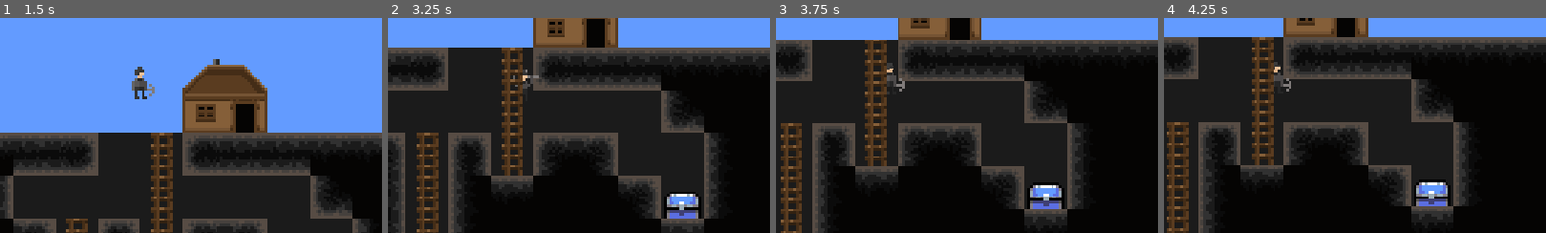
Above: before the commit, frames 1-4 (left to right).
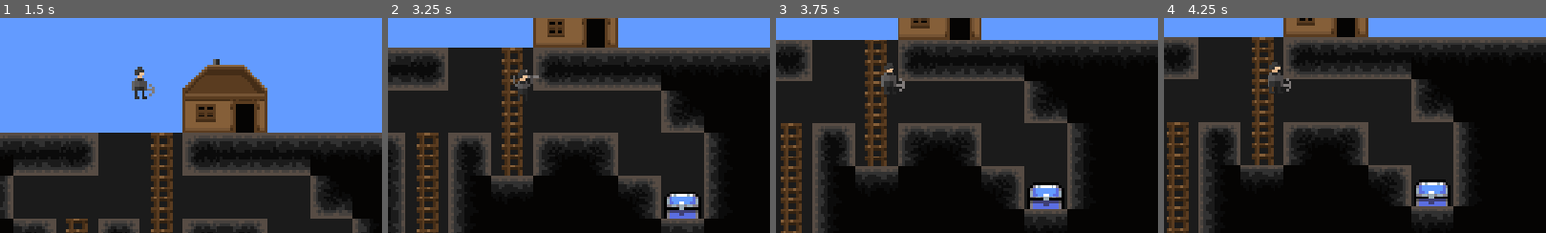
Above: after the commit, the same moments.

Repository: jonasz-lazar-pwr/hollow-depths-game
Game: Godot game, scene res://scenes/game.tscn
The game is run twice, just before and just after one commit, with the same random seed, the same clock (stepped at 60 frames per second) and the same inputs.
Inputs (mouse positions are % of the whole screen's width and height, from its top left):
- Up to frame 1 (1.5 s): move the mouse to (72, 45) at 0.52 s; press the mouse at (72, 45) at 0.53 s; hold D (right) from 0.53 s (still down); tap Space (jump) at 0.77 s; move the mouse to (30, 55) at 1.27 s; release the mouse at (30, 55) at 1.28 s; click (30, 55) at 1.35 s
- Up to frame 2 (3.25 s): tap Space (jump) at 1.52, 3.02 s; move the mouse to (60, 28) at 2.02 s; release D (right) at 2.03 s; press the mouse at (60, 28) at 2.03 s; hold A (left) 2.03-2.78 s; move the mouse to (45, 70) at 2.77 s; release the mouse at (45, 70) at 2.78 s; hold D (right) from 2.78 s (still down); click (45, 70) at 2.85 s
- Up to frame 3 (3.75 s): keep holding D (right); move the mouse to (80, 65) at 3.52 s; press the mouse at (80, 65) at 3.53 s
- Up to frame 4 (4.25 s): keep holding D (right); tap Space (jump) at 3.77 s
The pictures show only the part of the screen within x 35-85%, y 38-88%; the shares and areas given below are measured in that part.

Frame 1 is identical in both runs. In frame 2, 0.2% of the frame differs, in the area x 32-36%, y 24-39%; in frame 3, 0.1%; in frame 4, 0.2%, in the area x 27-29%, y 20-36%.

Commit message:
fix of ladder building

Diff:
--- a/project.godot
+++ b/project.godot
@@ -22,6 +22,7 @@
 [global_group]
 
 ladders=""
+player=""
 
 [input]
 
--- a/scenes/game.tscn
+++ b/scenes/game.tscn
@@ -344,6 +344,8 @@
 [node name="TileMap" type="Node2D" parent="."]
 
 [node name="Background" type="TileMapLayer" parent="TileMap"]
+light_mask = 0
+z_index = -1
 use_parent_material = true
 tile_map_data = PackedByteArray("AADh/wAAAwAGAAEAAADh/wEAAwAGAAEAAADh/wIAAwAGAAEAAADh/wMAAwAGAAEAAADh/wQAAwAGAAEAAADh/w …(26544 unchanged characters)…
 tile_set = SubResource("TileSet_lbhrr")
@@ -369,8 +371,9 @@
 rotation = -1.5708
 shape = SubResource("WorldBoundaryShape2D_lnu2h")
 
-[node name="Player" parent="." node_paths=PackedStringArray("ground_tilemap") instance=ExtResource("1_uwrxv")]
+[node name="Player" parent="." node_paths=PackedStringArray("ground_tilemap") groups=["player", "players"] instance=ExtResource("1_uwrxv")]
 position = Vector2(0, -19)
+collision_layer = 1
 ladder_scene = ExtResource("7_u5sy4")
 ground_tilemap = NodePath("../TileMap/Ground")
 
--- a/scenes/ladder.tscn
+++ b/scenes/ladder.tscn
@@ -10,8 +10,6 @@
 size = Vector2(8, 16)
 
 [node name="Ladder" type="Area2D" groups=["ladders"]]
-z_index = 1
-collision_mask = 2
 script = ExtResource("1_xb1tl")
 
 [node name="Sprite2D" type="Sprite2D" parent="."]
--- a/scenes/ladder_to_build.tscn
+++ /dev/null
@@ -1,22 +0,0 @@
-[gd_scene load_steps=4 format=3 uid="uid://b5gxgkia367x5"]
-
-[ext_resource type="Texture2D" uid="uid://ccy1yfxd6dm23" path="res://assets/sprites/Miner16Bit_AllFiles_v1/Miner16Bit_WorldTiles_01.png" id="1_qt0qp"]
-[ext_resource type="Script" uid="uid://c8d6463ajxu2c" path="res://scripts/ladder_to_build.gd" id="1_rn18j"]
-
-[sub_resource type="RectangleShape2D" id="RectangleShape2D_0tnpc"]
-size = Vector2(8, 16)
-
-[node name="LadderToBuild" type="Area2D"]
-z_index = 1
-script = ExtResource("1_rn18j")
-
-[node name="Sprite2D" type="Sprite2D" parent="."]
-texture = ExtResource("1_qt0qp")
-region_enabled = true
-region_rect = Rect2(115, 80, 8, 16)
-
-[node name="CollisionShape2D" type="CollisionShape2D" parent="."]
-shape = SubResource("RectangleShape2D_0tnpc")
-
-[connection signal="body_entered" from="." to="." method="_on_body_entered"]
-[connection signal="body_exited" from="." to="." method="_on_body_exited"]
--- a/scripts/ladder.gd
+++ b/scripts/ladder.gd
@@ -3,8 +3,10 @@
 signal entered_ladder
 signal exited_ladder
 
-func _on_body_entered(body: Node2D) -> void:
-	entered_ladder.emit()
+func _on_body_entered(body):
+	if body.is_in_group("player"): # albo: if body == get_node("/root/Player") lub == self
+		entered_ladder.emit(body)
 
-func _on_body_exited(body: Node2D) -> void:
-	exited_ladder.emit()
+func _on_body_exited(body):
+	if body.is_in_group("player"):
+		exited_ladder.emit(body)
--- a/scripts/player.gd
+++ b/scripts/player.gd
@@ -4,32 +4,36 @@
 const JUMP_VELOCITY = -75.0
 const CLIMB_SPEED = 30.0
 const DIG_REACH = 1
+const LADDER_REACH = 2 # Zasięg stawiania drabin (w kafelkach)
 
 var ladder_stack = 0
+var inventory = {"ladder": 10} # Przykładowy startowy ekwipunek
 
 @export var ladder_scene: PackedScene
-
 @export var ground_tilemap: TileMapLayer
-const TILE_SIZE = 16 # Upewnij się, że to poprawny rozmiar kafelka
 
 func _ready() -> void:
 	if not ground_tilemap:
 		printerr("Player: Ground TileMapLayer not assigned!")
-	print("Ladder ready at: ", global_position)
+	print("Player ready at: ", global_position, " Ladders:", inventory.get("ladder", 0))
 
+	# Podłączanie sygnałów do drabin już istniejących na scenie przy starcie
 	for ladder in get_tree().get_nodes_in_group("ladders"):
-		ladder.entered_ladder.connect(_on_ladder_entered)
-		ladder.exited_ladder.connect(_on_ladder_exited)
+		if not ladder.entered_ladder.is_connected(_on_ladder_entered):
+			ladder.entered_ladder.connect(_on_ladder_entered)
+		if not ladder.exited_ladder.is_connected(_on_ladder_exited):
+			ladder.exited_ladder.connect(_on_ladder_exited)
 
 func _input(event: InputEvent) -> void:
 	if event.is_action_pressed("dig"):
 		handle_digging()
+	# Zmieniono na globalną pozycję myszy w handle_ladder_placement
 	if event is InputEventMouseButton and event.button_index == MOUSE_BUTTON_RIGHT and event.pressed:
-		handle_ladder_placement(event.position)
+		handle_ladder_placement()
 
 func _physics_process(delta: float) -> void:
 	if not is_on_floor() and ladder_stack == 0:
-		velocity += get_gravity() * delta / 6
+		velocity += get_gravity() * delta / 6 # Uwaga: get_gravity() może nie być zdefiniowane, użyj ProjectSettings.get_setting("physics/2d/default_gravity") * ProjectSettings.get_setting("physics/2d/default_gravity_vector").y jeśli potrzeba
 
 	if Input.is_action_just_pressed("jump") and is_on_floor():
 		velocity.y = JUMP_VELOCITY
@@ -41,7 +45,7 @@
 		velocity.x = move_toward(velocity.x, 0, SPEED)
 
 	if ladder_stack >= 1:
-		set_collision_mask_value(1, false) # Wyłącz kolizję ze światem na drabinie
+		set_collision_mask_value(1, false)
 		velocity.y = 0
 		var direction_y = Input.get_axis("up", "down")
 		velocity.y = direction_y * CLIMB_SPEED
@@ -53,13 +57,13 @@
 		else:
 			$AnimatedSprite2D.animation = "climb"
 			$AnimatedSprite2D.pause()
-			$AnimatedSprite2D.frame = 0 # Ustaw na pierwszą klatkę animacji wspinania
+			$AnimatedSprite2D.frame = 0
 
 		if direction_x != 0:
 			$AnimatedSprite2D.flip_h = direction_x < 0
 
 	else:
-		set_collision_mask_value(1, true) # Włącz kolizję ze światem
+		set_collision_mask_value(1, true)
 		if is_on_floor():
 			if direction_x != 0:
 				$AnimatedSprite2D.animation = "walk"
@@ -69,7 +73,8 @@
 				$AnimatedSprite2D.animation = "idle"
 				$AnimatedSprite2D.play()
 		else:
-			$AnimatedSprite2D.animation = "idle"
+			# Proponuję idle lub fall animation tutaj zamiast walk/idle
+			$AnimatedSprite2D.animation = "idle" # Możesz chcieć zmienić na "fall"
 			$AnimatedSprite2D.play()
 
 	move_and_slide()
@@ -79,57 +84,88 @@
 	if not ground_tilemap: return
 	var mouse_pos = get_global_mouse_position()
 	var target_map_coords = ground_tilemap.local_to_map(mouse_pos)
-	var player_map_coords = ground_tilemap.local_to_map(global_position) # Użyj global_position
+	var player_map_coords = ground_tilemap.local_to_map(global_position)
 
-	# 4. Sprawdź odległość/sąsiedztwo
-	# Oblicz różnicę w koordynatach X i Y
 	var dx = abs(target_map_coords.x - player_map_coords.x)
 	var dy = abs(target_map_coords.y - player_map_coords.y)
 
-	# Sprawdź, czy kafelek jest w zasięgu (np. w kwadracie 5x5 wokół gracza dla DIG_REACH=2)
 	if dx <= DIG_REACH and dy <= DIG_REACH:
 		var tile_data = ground_tilemap.get_cell_tile_data(target_map_coords)
 		if tile_data:
 			var is_diggable = tile_data.get_custom_data("diggable")
 			if is_diggable:
 				print("Digging tile at map coordinates: ", target_map_coords)
-				var specific_dig_time = tile_data.get_custom_data("dig_time")
-				if specific_dig_time > 0:
-					$AnimatedSprite2D.flip_h = mouse_pos.x < player_map_coords.x
-					$AnimatedSprite2D.animation = "dig"
-					# Usuń kafelek
-					ground_tilemap.set_cell(target_map_coords, -1)
+				var specific_dig_time = tile_data.get_custom_data("dig_time") # Ta zmienna nie jest używana?
+				# Jeśli chcesz opóźnienie, musisz zaimplementować timer lub yield
+				# $AnimatedSprite2D.flip_h = mouse_pos.x < player_map_coords.x # Powinno być global_position.x?
+				$AnimatedSprite2D.flip_h = mouse_pos.x < global_position.x
+				$AnimatedSprite2D.play("dig") # Użyj play() zamiast przypisania animation
+				ground_tilemap.set_cell(target_map_coords, -1) # Warstwa 0 domyślnie
 			else:
 				print("Tile at ", target_map_coords, " is not diggable.")
 		else:
-			print("No tile to dig at map coordinates: ", target_map_coords)
+			print("No tile data to dig at map coordinates: ", target_map_coords)
 	else:
 		print("Target tile at ", target_map_coords, " is too far from player at ", player_map_coords)
 
 
-func handle_ladder_placement(click_pos: Vector2) -> void:
+func handle_ladder_placement() -> void:
 	if not ground_tilemap or not ladder_scene:
+		printerr("Ground TileMapLayer or Ladder Scene not assigned!")
 		return
 
-	var target_coords = ground_tilemap.local_to_map(click_pos)
-	var player_coords = ground_tilemap.local_to_map(global_position)
+	if inventory.get("ladder", 0) <= 0:
+		print("No ladders in inventory.")
+		return
 
-	print("Kliknięcie (map coords): ", target_coords, ", Gracz (map coords): ", player_coords)
+	var mouse_pos = get_global_mouse_position()
+	var target_map_coords = ground_tilemap.local_to_map(mouse_pos)
+	var player_map_coords = ground_tilemap.local_to_map(global_position)
 
-	# Tu możesz już liczyć dx/dy względem gracza
-	var ladder_pos = ground_tilemap.map_to_local(target_coords)
+	var dx = target_map_coords.x - player_map_coords.x
+	var dy = target_map_coords.y - player_map_coords.y
 
-	var ladder_instance = ladder_scene.instantiate()
-	ladder_instance.position = ladder_pos
-	get_parent().add_child(ladder_instance)
+	var is_adjacent = (
+		(dx == 0 and dy == 1) or # pod graczem
+		(dx == 1 and dy == 0) or # prawo
+		(dx == -1 and dy == 0)   # lewo
+	)
 
-	print("Postawiono drabinę!")
+	if is_adjacent:
+		# Sprawdź, czy komórka na TileMapie jest pusta (Source ID -1 oznacza pusty)
+		if ground_tilemap.get_cell_source_id(target_map_coords) == -1:
+			var ladder_world_pos = ground_tilemap.map_to_local(target_map_coords)
+
+			var ladder_instance = ladder_scene.instantiate()
+			ladder_instance.position = ladder_world_pos
+			# Ważne: Podłączanie sygnałów do NOWEJ instancji drabiny
+			if not ladder_instance.entered_ladder.is_connected(_on_ladder_entered):
+				ladder_instance.entered_ladder.connect(_on_ladder_entered)
+			if not ladder_instance.exited_ladder.is_connected(_on_ladder_exited):
+				ladder_instance.exited_ladder.connect(_on_ladder_exited)
+
+			get_parent().add_child(ladder_instance) # Dodaj do rodzica gracza (zwykle główna scena)
+			inventory["ladder"] -= 1
+			print("Placed ladder at map coords:", target_map_coords, " Remaining:", inventory["ladder"])
+			# Tutaj możesz dodać odtworzenie dźwięku, jeśli masz $PlaceSound
+			# if $PlaceSound: $PlaceSound.play()
+		else:
+			print("Cannot place ladder here, cell is not empty at map coords:", target_map_coords)
+	else:
+		print("Target position for ladder is too far away.")
 
 
-func _on_ladder_entered():
-	ladder_stack += 1
+func _on_ladder_entered(body):
+	# Sprawdźmy czy ciało które weszło to na pewno gracz
+	if body == self:
+		ladder_stack += 1
+		# print("Entered ladder, stack:", ladder_stack)
 
 
-func _on_ladder_exited():
-	ladder_stack -= 1
-	if ladder_stack < 0: ladder_stack = 0
+func _on_ladder_exited(body):
+	if body == self:
+		ladder_stack -= 1
+		if ladder_stack < 0: ladder_stack = 0
+		# print("Exited ladder, stack:", ladder_stack)
+		# Ważne: Po zejściu z drabiny, przywróć normalną grawitację i kolizje natychmiast
+		set_collision_mask_value(1, true)
